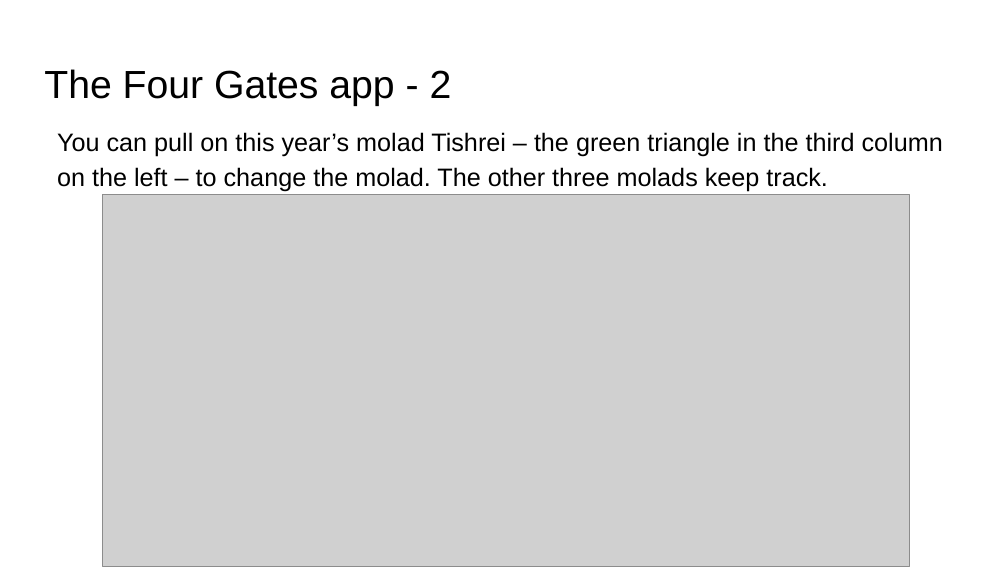
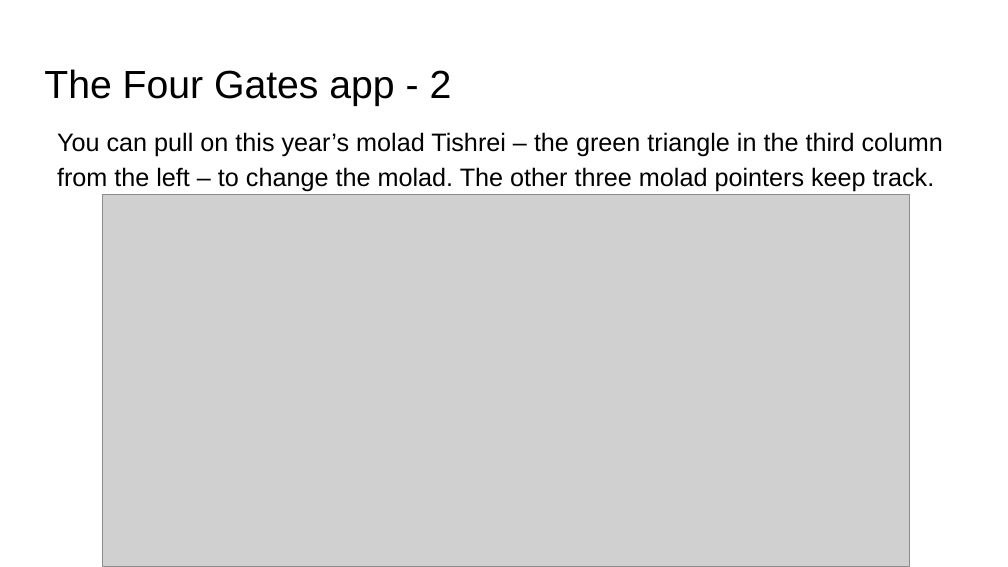
Before and after one commit to MichoelR/Keviyus, a slide deck: slide 20 of FourGates/FourGates.pptx. Drawn at 1008x567 pixels with LibreOffice and Linux fonts; fonts in the diff are those of the drawing; grey boxes stand for pictures. Boxes give left, top, right and bottom in pixels: in the first picture for what was removed or moved away, otherwise in the second. Text is boxed around its words. In the diff, an @@ line names an element or a change of style, - is before the commit and + after.

```diff
--- a/FourGates/FourGates.pptx
+++ b/FourGates/FourGates.pptx
@@ text at bbox=[57, 132, 943, 192]: text changed @@
-You can pull on this year’s molad Tishrei – the green triangle in the third column on the left – to change the molad. The other three molads keep track.
+You can pull on this year’s molad Tishrei – the green triangle in the third column from the left – to change the molad. The other three molad pointers keep track.
```
Also in this commit, not shown: 14 other slides changed.
